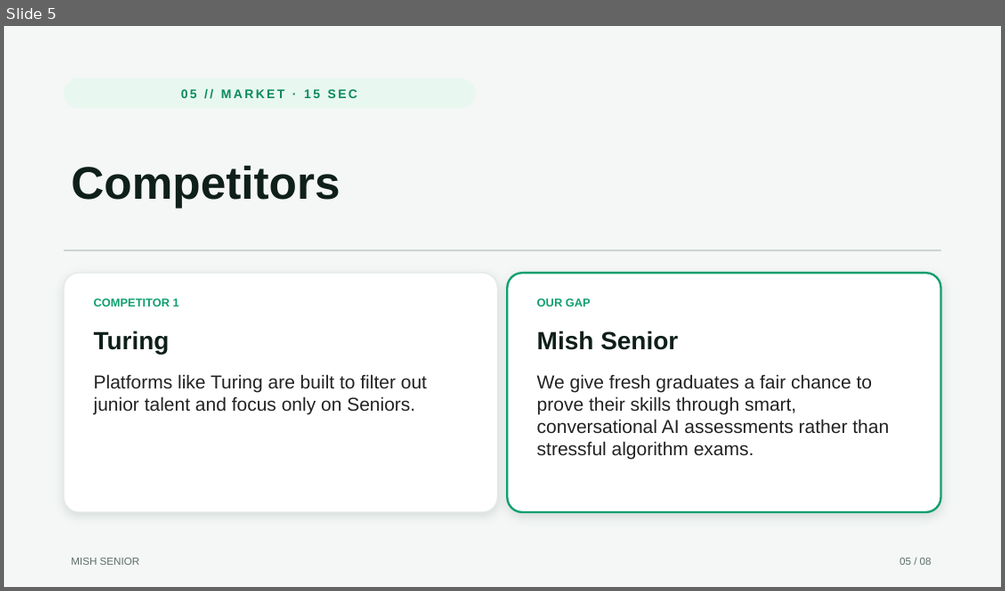
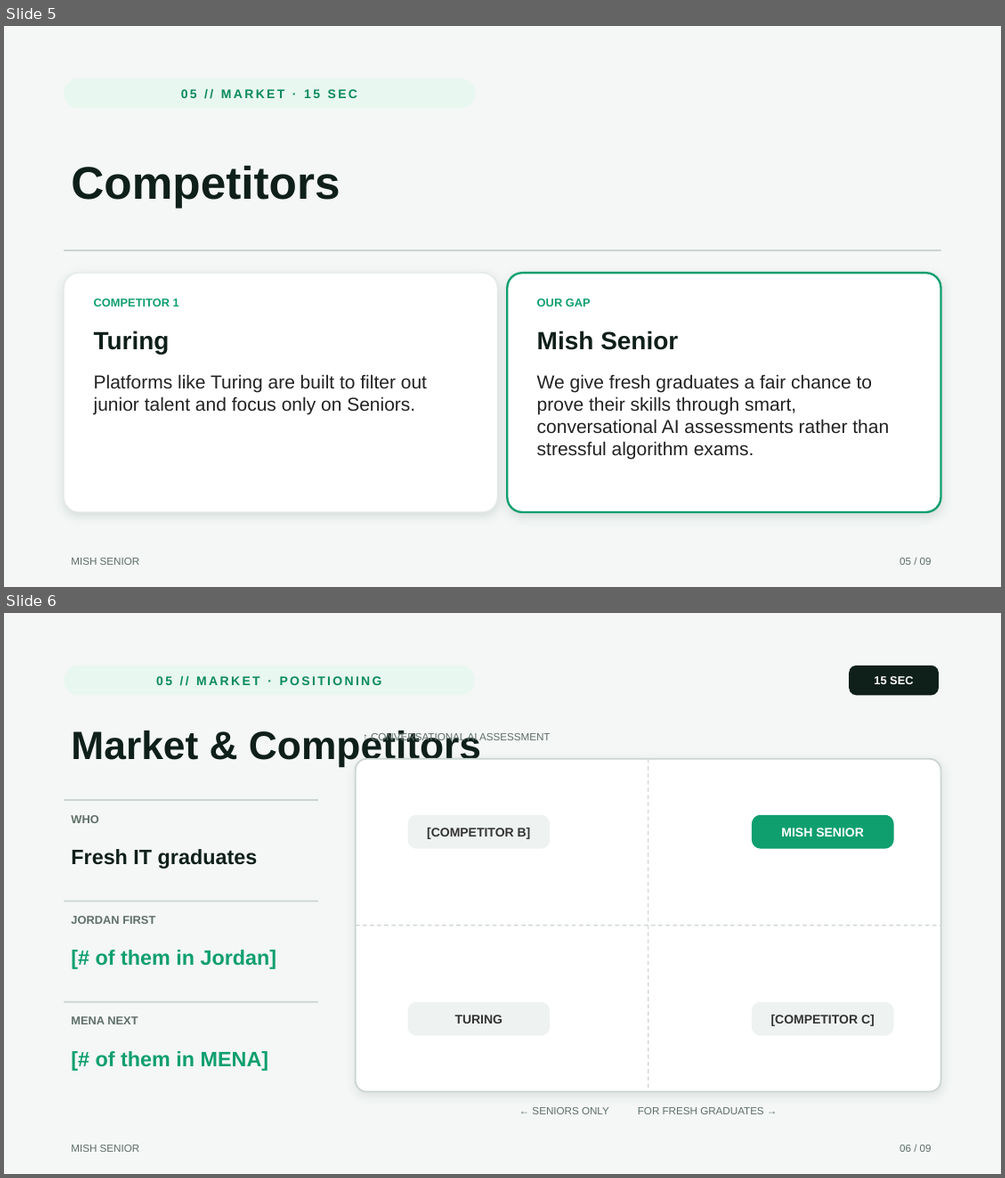
Before and after one commit to dana-alamm/MobilePhonyModes, a slide deck: presentation/Mish-Senior-Pitch.pptx. Shown one above the other, each under a label of ours: slide 5 before the commit, slides 5 and 6 after it. The pictures are 1005x591 and 1005x1178 pixels, drawn with LibreOffice and Linux fonts; fonts in the diff are those of the drawing. Boxes give left, top, right and bottom in pixels: in the first picture for what was removed or moved away, otherwise in the second. Text is boxed around its words. In the diff, an @@ line names an element or a change of style, - is before the commit and + after.

```diff
--- a/presentation/Mish-Senior-Pitch.pptx
+++ b/presentation/Mish-Senior-Pitch.pptx
@@ slide 6 added at bbox=[4, 613, 1001, 1174], background #F4F7F6 @@
@@ rounded rectangle added at bbox=[64, 666, 475, 695], fill #E8F7F0, 12 pt, text #0B8A5E, bold @@
+05 // MARKET · POSITIONING
@@ rounded rectangle added at bbox=[849, 666, 938, 695], fill #0F1F1A, 11 pt, text #FFFFFF, bold @@
+15 SEC
@@ text added at bbox=[71, 730, 481, 767], 38 pt, text #0F1F1A, bold @@
+Market & Competitors
@@ text added at bbox=[371, 732, 550, 743], 10 pt, text #5F6F68 @@
+↑ CONVERSATIONAL AI ASSESSMENT
@@ rounded rectangle added at bbox=[356, 759, 941, 1092], fill #FFFFFF, outline #CBD5D0 1.5 pt @@
@@ line added from (648, 759) to (648, 1092), #CBD5D0 1 pt dashed @@
@@ line added from (64, 800) to (318, 800), #CBD5D0 1.5 pt @@
@@ text added at bbox=[71, 815, 98, 823], 11 pt, text #5F6F68, bold @@
+WHO
@@ rounded rectangle added at bbox=[408, 815, 550, 849], fill #EEF2F0, 12 pt, text #333333, bold @@
+[COMPETITOR B]
@@ rounded rectangle added at bbox=[752, 815, 894, 849], fill #0F9F6E, 12 pt, text #FFFFFF, bold @@
+MISH SENIOR
@@ text added at bbox=[71, 849, 258, 868], 20 pt, text #0F1F1A, bold @@
+Fresh IT graduates
@@ line added from (64, 900) to (318, 900), #CBD5D0 1.5 pt @@
@@ text added at bbox=[71, 916, 155, 924], 11 pt, text #5F6F68, bold @@
+JORDAN FIRST
@@ line added from (356, 925) to (941, 925), #CBD5D0 1 pt dashed @@
@@ text added at bbox=[96, 949, 277, 969], 20 pt, text #0F9F6E, bold @@
+[# of them in Jordan]
@@ line added from (64, 1002) to (318, 1002), #CBD5D0 1.5 pt @@
@@ rounded rectangle added at bbox=[408, 1002, 550, 1036], fill #EEF2F0, 12 pt, text #333333, bold @@
+TURING
@@ rounded rectangle added at bbox=[752, 1002, 894, 1036], fill #EEF2F0, 12 pt, text #333333, bold @@
+[COMPETITOR C]
@@ text added at bbox=[71, 1016, 138, 1024], 11 pt, text #5F6F68, bold @@
+MENA NEXT
@@ text added at bbox=[96, 1051, 269, 1070], 20 pt, text #0F9F6E, bold @@
+[# of them in MENA]
@@ text added at bbox=[532, 1107, 764, 1114], 10 pt, text #5F6F68 @@
+← SENIORS ONLY FOR FRESH GRADUATES →
@@ text added at bbox=[71, 1144, 140, 1151], 10 pt, text #5F6F68 @@
+MISH SENIOR
@@ text added at bbox=[899, 1144, 931, 1151], 10 pt, text #5F6F68 @@
+06 / 09
```
Also in this commit, not shown: 7 other slides changed, 2 other files.
